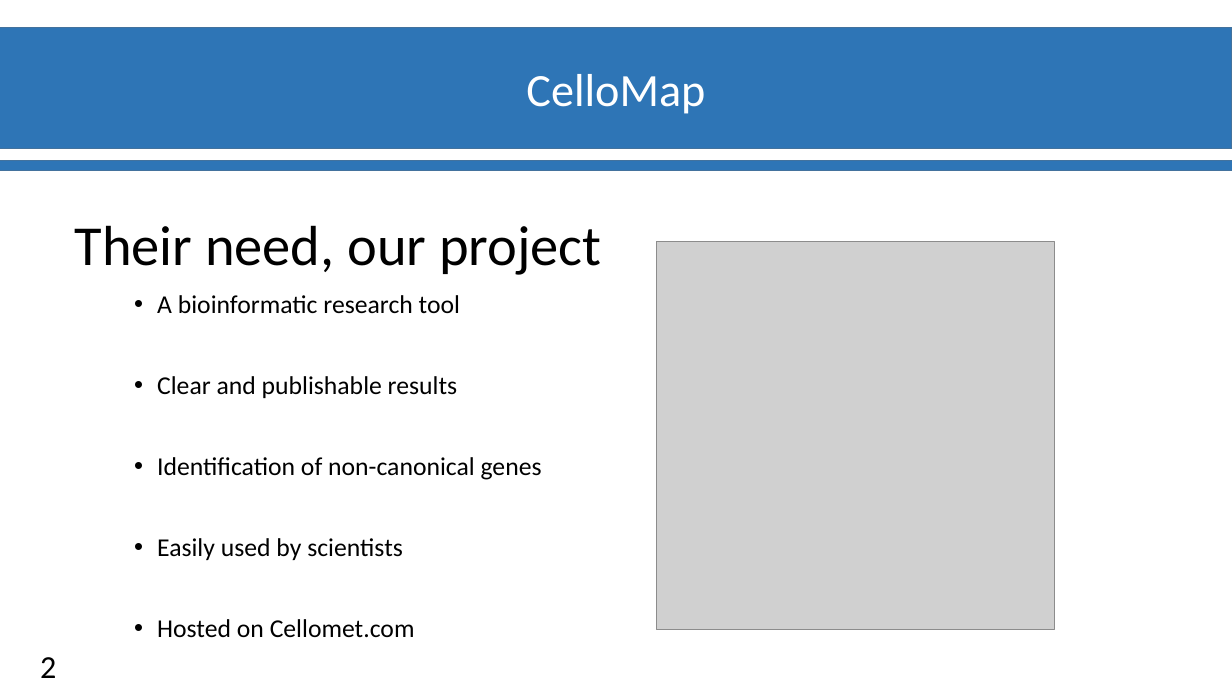
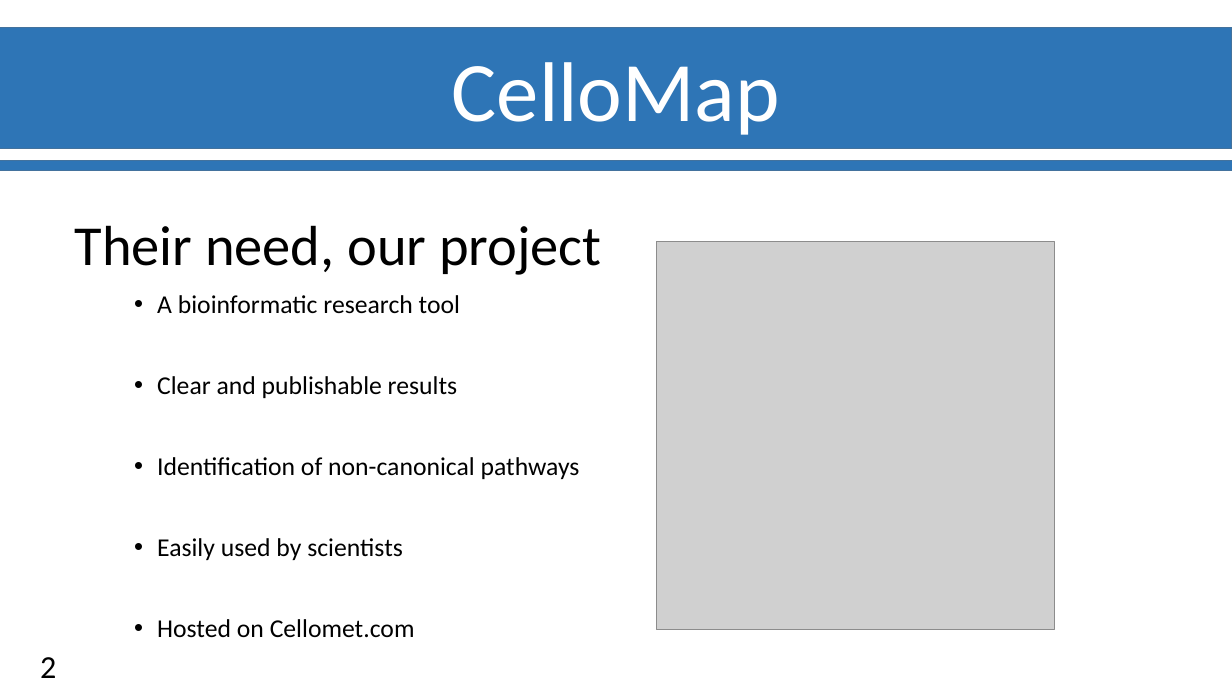
Before and after one commit to Ylefol/projet-INSERM_V5, a slide deck: slide 3 of Slides/Soutenance_Final.pptx. Drawn at 1232x693 pixels with LibreOffice and Linux fonts; fonts in the diff are those of the drawing; grey boxes stand for pictures; background and template pictures are left out. Boxes give left, top, right and bottom in pixels: in the first picture for what was removed or moved away, otherwise in the second. Text is boxed around its words. In the diff, an @@ line names an element or a change of style, - is before the commit and + after.

```diff
--- a/Slides/Soutenance_Final.pptx
+++ b/Slides/Soutenance_Final.pptx
@@ text "CelloMap": place and size @@
-text "CelloMap" at box(526, 74, 705, 114)
+text "CelloMap" at box(452, 62, 780, 135)
@@ text "CelloMap" at box(452, 62, 780, 135): size 36 to 66 pt @@
@@ text at box(157, 457, 580, 479): text changed @@
-• Identification of non-canonical genes
+• Identification of non-canonical pathways
```
Also in this commit, not shown: 8 other slides changed, 2 slides added, 2 slides removed.
